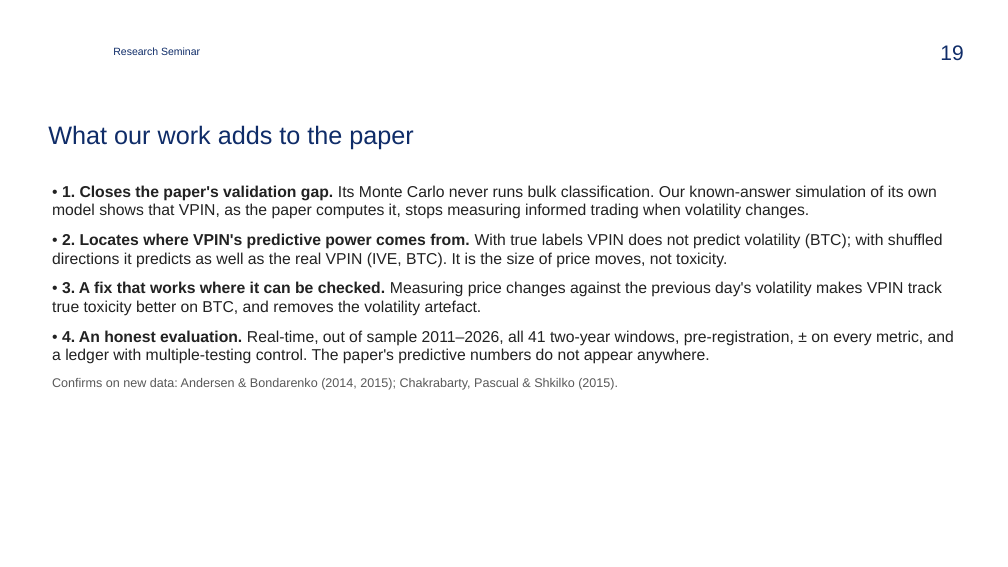
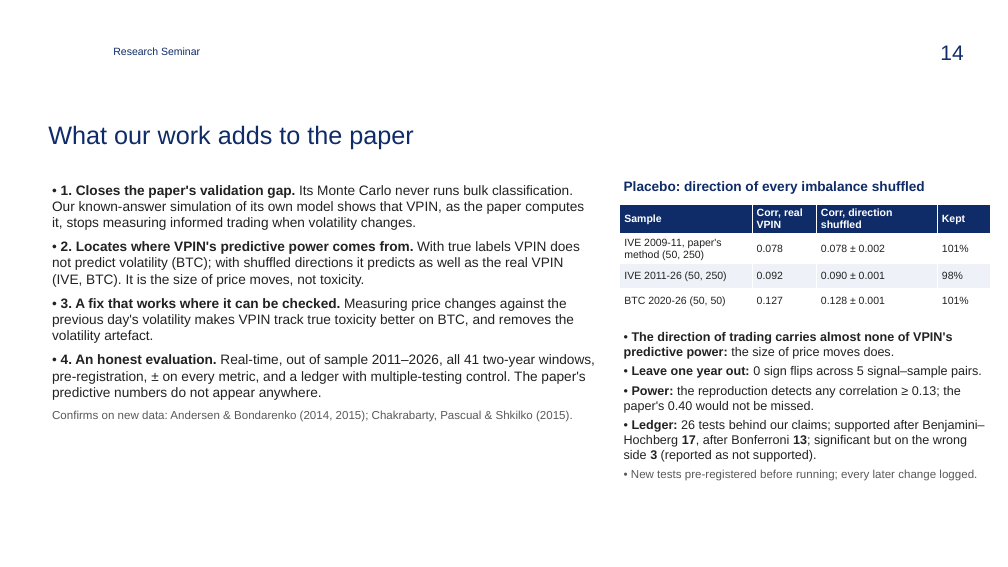
Before and after one commit to zavaz5/flow-toxicity-vpin, a slide deck: slide 14 of docs/presentation.pptx (slide 19 before the commit). Drawn at 1008x567 pixels with LibreOffice and Linux fonts; fonts in the diff are those of the drawing; background and template pictures are left out. Boxes give left, top, right and bottom in pixels: in the first picture for what was removed or moved away, otherwise in the second. Text is boxed around its words. In the diff, an @@ line names an element or a change of style, - is before the commit and + after.

```diff
--- a/docs/presentation.pptx
+++ b/docs/presentation.pptx
@@ page number at <box>940,45,963,60</box>: text changed @@
-19
+14
@@ text "• 1. Closes the paper's ..." at <box>52,185,595,422</box>: size 15 to 13 pt in "• 1. Closes the paper's validation gap. ...", "• 2. Locates where VPIN's predictive power ...", "• 3. A fix that works where ...", "• 4. An honest evaluation. Real-time, out ..."; size 12 to 11 pt in "Confirms on new data: Andersen & Bondarenko ..."; less space between paragraphs @@
@@ table added at <box>620,204,991,310</box>, 4 rows, 4 columns @@
+Sample | Corr, real VPIN | Corr, direction shuffled | Kept
+IVE 2009-11, paper's method (50, 250) | 0.078 | 0.078 ± 0.002 | 101%
+IVE 2011-26 (50, 250) | 0.092 | 0.090 ± 0.001 | 98%
+BTC 2020-26 (50, 50) | 0.127 | 0.128 ± 0.001 | 101%
@@ text added at <box>624,181,925,194</box>, 13 pt, text #0F2C68, bold @@
+Placebo: direction of every imbalance shuffled
@@ text added at <box>624,332,984,481</box>, 12 pt, text #222222 @@
+• The direction of trading carries almost none of VPIN's predictive power: the size of price moves does.
+• Leave one year out: 0 sign flips across 5 signal–sample pairs.
+• Power: the reproduction detects any correlation ≥ 0.13; the paper's 0.40 would not be missed.
+• Ledger: 26 tests behind our claims; supported after Benjamini–Hochberg 17, after Bonferroni 13; significant but on the wrong side 3 (reported as not supported).
+• New tests pre-registered before running; every later change logged.
```
Also in this commit, not shown: 5 other slides changed, 1 slide added, 3 slides removed, 4 other files.
